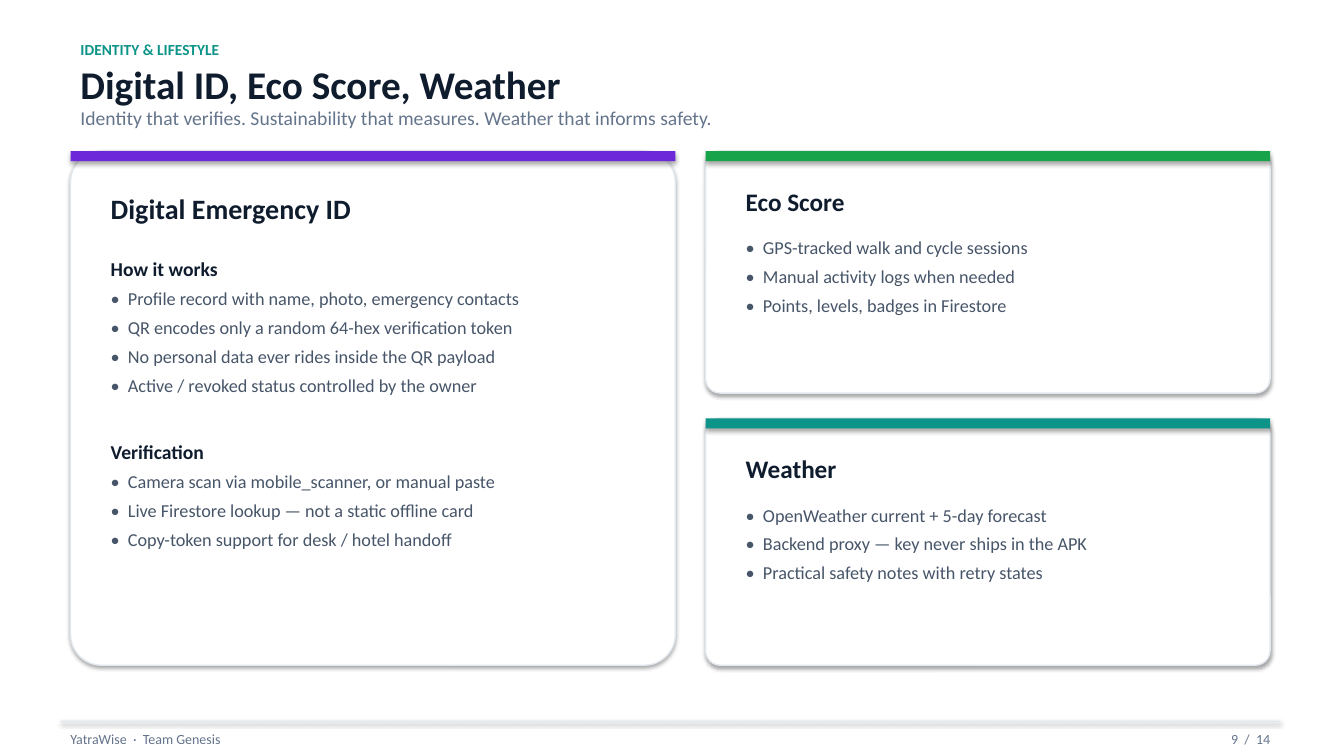
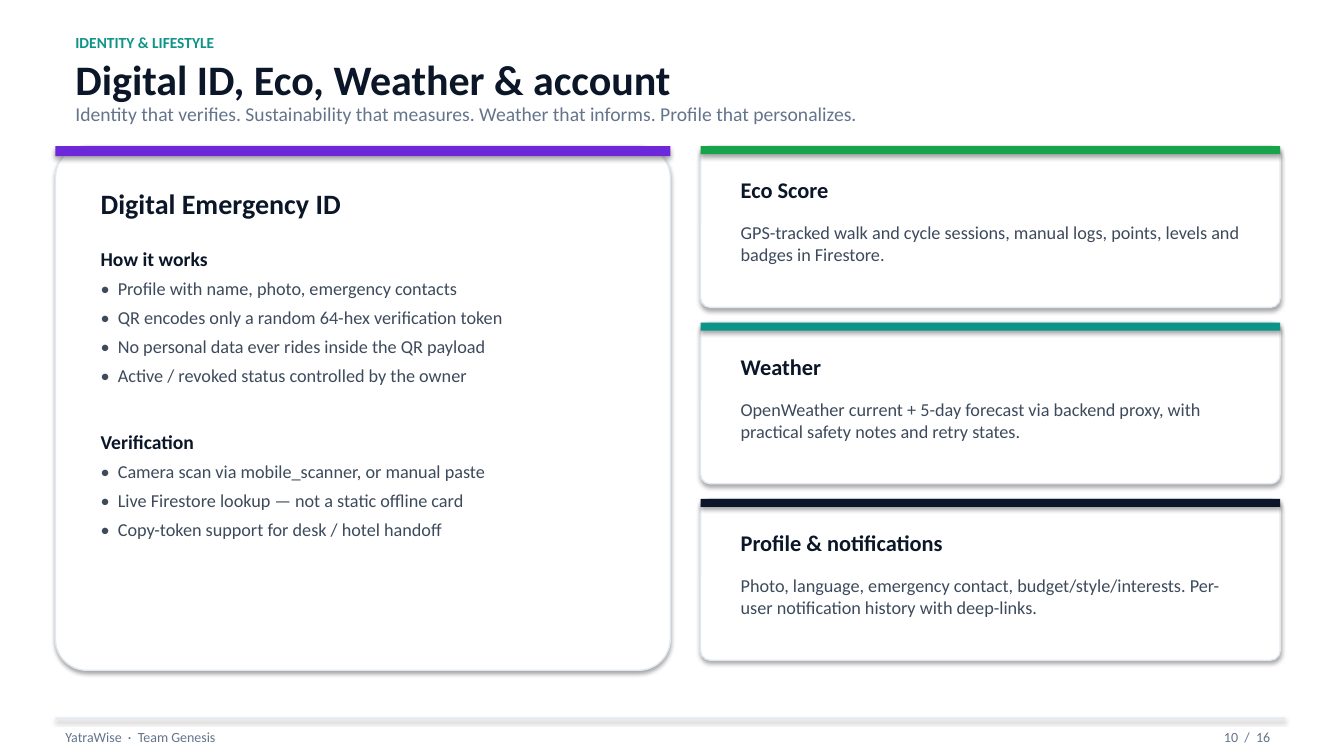
Before and after one commit to piyushkumarexe/travelling, a slide deck: slide 10 of docs/ppt/YatraWise_Team_Genesis.pptx (slide 9 before the commit). Drawn at 1344x756 pixels with LibreOffice and Linux fonts; fonts in the diff are those of the drawing. Boxes give left, top, right and bottom in pixels: in the first picture for what was removed or moved away, otherwise in the second. Text is boxed around its words. In the diff, an @@ line names an element or a change of style, - is before the commit and + after.

```diff
--- a/docs/ppt/YatraWise_Team_Genesis.pptx
+++ b/docs/ppt/YatraWise_Team_Genesis.pptx
@@ text "IDENTITY & LIFESTYLE": place and size @@
-text "IDENTITY & LIFESTYLE" at [80, 45, 219, 55]
+text "IDENTITY & LIFESTYLE" at [75, 38, 214, 48]
@@ text at [75, 65, 670, 102]: text changed; size 28 to 30 pt; text colour #0F1C2E to #0B1628 @@
-Digital ID, Eco Score, Weather
+Digital ID, Eco, Weather & account
@@ text at [75, 107, 856, 124]: text changed @@
-Identity that verifies. Sustainability that measures. Weather that informs safety.
+Identity that verifies. Sustainability that measures. Weather that informs. Profile that personalizes.
@@ rounded rectangle: place and size @@
-rounded rectangle at [71, 151, 676, 665]
+rounded rectangle at [55, 146, 670, 670]
@@ rectangle: place and size @@
-rectangle at [71, 151, 676, 161]
+rectangle at [55, 146, 670, 156]
@@ rectangle: place and size @@
-rectangle at [706, 151, 1270, 161]
+rectangle at [701, 146, 1280, 154]
@@ rounded rectangle: place and size @@
-rounded rectangle at [706, 151, 1270, 393]
+rounded rectangle at [701, 146, 1280, 308]
@@ text "Eco Score": place and size @@
-text "Eco Score" at [746, 194, 844, 212]
+text "Eco Score" at [741, 183, 829, 198]
@@ text "Eco Score" at [741, 183, 829, 198]: size 18 to 16 pt, text colour #0F1C2E to #0B1628 @@
@@ text "Digital Emergency ID": place and size @@
-text "Digital Emergency ID" at [111, 199, 351, 224]
+text "Digital Emergency ID" at [101, 194, 341, 219]
@@ text "Digital Emergency ID" at [101, 194, 341, 219]: text colour #0F1C2E to #0B1628 @@
@@ text at [741, 226, 1239, 264]: text changed; text colour #475569 to #3D4A5C @@
-• GPS-tracked walk and cycle sessions
-• Manual activity logs when needed
-• Points, levels, badges in Firestore
+GPS-tracked walk and cycle sessions, manual logs, points, levels and badges in Firestore.
@@ text "How it works": place and size @@
-text "How it works" at [111, 262, 519, 549]
+text "How it works" at [101, 252, 503, 539]
@@ text at [101, 252, 503, 539]: text colour #0F1C2E to #0B1628 in "How it works", "Verification"; text colour #475569 to #3D4A5C in "• QR encodes only a random 64-hex ...", "• No personal data ever rides inside ...", "• Active / revoked status controlled by ...", "• Camera scan via mobile_scanner, or manual ..." and 2 more places @@
@@ text at [118, 282, 457, 298]: text changed; text colour #475569 to #3D4A5C @@
-• Profile record with name, photo, emergency contacts
+• Profile with name, photo, emergency contacts
@@ rectangle: place and size @@
-rectangle at [706, 418, 1270, 429]
+rectangle at [701, 323, 1280, 331]
@@ rounded rectangle: place and size @@
-rounded rectangle at [706, 418, 1270, 665]
+rounded rectangle at [701, 323, 1280, 484]
@@ text "Weather" at [741, 359, 821, 375]: size 18 to 16 pt, text colour #0F1C2E to #0B1628 @@
@@ text "Weather": place and size @@
-text "Weather" at [746, 460, 837, 478]
+text "Weather" at [741, 359, 821, 375]
@@ text at [741, 403, 1201, 441]: text changed; text colour #475569 to #3D4A5C @@
-• OpenWeather current + 5-day forecast
-• Backend proxy — key never ships in the APK
-• Practical safety notes with retry states
+OpenWeather current + 5-day forecast via backend proxy, with practical safety notes and retry states.
@@ rounded rectangle added at [701, 499, 1280, 660], fill #FFFFFF, outline #E2E8F0 1 pt @@
@@ rectangle added at [701, 499, 1280, 507], fill #0B1628 @@
@@ text added at [741, 535, 942, 551], 16 pt, text #0B1628, bold @@
+Profile & notifications
@@ text added at [741, 579, 1219, 617], 13 pt, text #3D4A5C @@
+Photo, language, emergency contact, budget/style/interests. Per-user notification history with deep-links.
@@ rectangle: place and size @@
-rectangle at [60, 721, 1280, 722]
+rectangle at [55, 718, 1286, 720]
@@ text "YatraWise · Team Genesis": place and size @@
-text "YatraWise · Team Genesis" at [70, 734, 220, 744]
+text "YatraWise · Team Genesis" at [65, 732, 215, 742]
@@ text at [1224, 732, 1270, 742]: text changed @@
-9 / 14
+10 / 16
```
Also in this commit, not shown: 13 other slides changed, 2 slides added, 1 other file.
